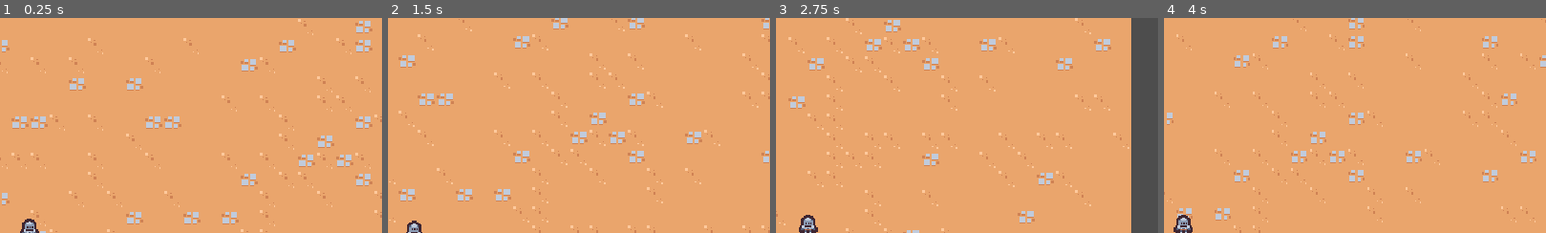
Above: before the commit, frames 1-4 (left to right).
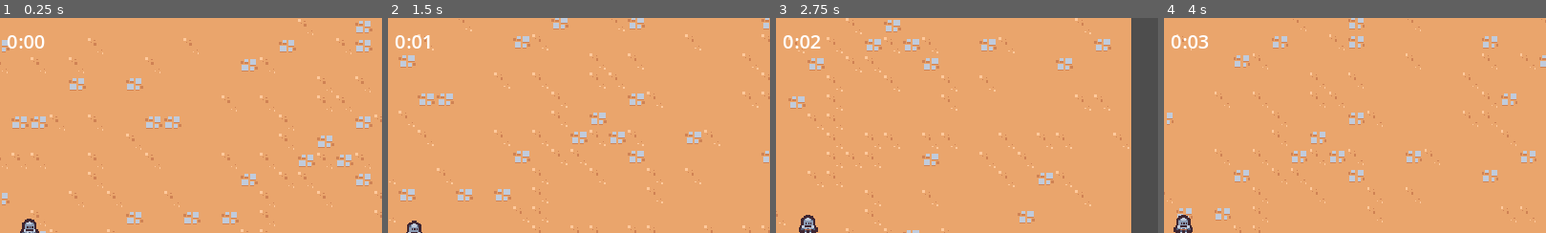
Above: after the commit, the same moments.

Repository: DevJac/godot_survivor_game_course
Game: Godot game, scene res://scenes/main/main.tscn
Same seed, same stepped clock (60 frames per second), same inputs: the game is played once before the commit and once after it.
Inputs:
- Up to frame 1 (0.25 s): no input
- Up to frame 2 (1.5 s): hold D (move_right) 0.53-1.28 s; hold S (move_down) from 1.28 s (still down)
- Up to frame 3 (2.75 s): release S (move_down) at 2.03 s; hold D (move_right) from 2.03 s (still down)
- Up to frame 4 (4 s): release D (move_right) at 2.78 s; hold W (move_up) 2.78-3.53 s; hold A (move_left) from 3.53 s (still down)
The pictures show only the part of the screen within x 47-97%, y 0-50%; the shares and areas given below are measured in that part.

The runs differ from the first frame. In frame 1, 0.3% of the frame differs, in the area x 2-12%, y 8-15%; in frame 2, 0.3%; in frame 3, 0.3%; in frame 4, 0.3%.

Commit message:
Draw timer at top of screen

Diff:
--- a/project/scenes/main/main.tscn
+++ b/project/scenes/main/main.tscn
@@ -1,9 +1,11 @@
-[gd_scene load_steps=7 format=3 uid="uid://7op3iid5pv1e"]
+[gd_scene load_steps=9 format=3 uid="uid://7op3iid5pv1e"]
 
+[ext_resource type="PackedScene" uid="uid://d3ld4va33owv3" path="res://scenes/ui/arena_time_ui.tscn" id="1_6jg3n"]
 [ext_resource type="PackedScene" uid="uid://dhluhm7l8owb7" path="res://scenes/game_camera/game_camera.tscn" id="1_ga2pn"]
 [ext_resource type="Texture2D" uid="uid://cs4aedwp1pe23" path="res://assets/environment/tilemap_packed.png" id="1_h5nmu"]
 [ext_resource type="PackedScene" uid="uid://dfjhqxbwkkeii" path="res://scenes/manager/enemy_manager.tscn" id="1_lpnjh"]
 [ext_resource type="PackedScene" uid="uid://da5bsjldwtm1j" path="res://scenes/player/player.tscn" id="1_mtote"]
+[ext_resource type="PackedScene" uid="uid://cniq8kua7h25e" path="res://scenes/manager/arena_time_manager.tscn" id="2_poe86"]
 
 [sub_resource type="TileSetAtlasSource" id="TileSetAtlasSource_tp3oc"]
 texture = ExtResource("1_h5nmu")
@@ -51,6 +53,11 @@
 
 [node name="Main" type="Node"]
 
+[node name="ArenaTimeUI" parent="." node_paths=PackedStringArray("arena_time_manager") instance=ExtResource("1_6jg3n")]
+arena_time_manager = NodePath("../ArenaTimeManager")
+
+[node name="ArenaTimeManager" parent="." instance=ExtResource("2_poe86")]
+
 [node name="TileMap" type="TileMap" parent="."]
 tile_set = SubResource("TileSet_2fbm2")
 format = 2
--- /dev/null
+++ b/project/scenes/manager/arena_time_manager.gd
@@ -0,0 +1,8 @@
+extends Node
+
+
+@onready var timer = $Timer
+
+
+func get_time_elapsed():
+	return timer.wait_time - timer.time_left
--- /dev/null
+++ b/project/scenes/manager/arena_time_manager.tscn
@@ -0,0 +1,11 @@
+[gd_scene load_steps=2 format=3 uid="uid://cniq8kua7h25e"]
+
+[ext_resource type="Script" path="res://scenes/manager/arena_time_manager.gd" id="1_qckhi"]
+
+[node name="ArenaTimeManager" type="Node"]
+script = ExtResource("1_qckhi")
+
+[node name="Timer" type="Timer" parent="."]
+wait_time = 600.0
+one_shot = true
+autostart = true
--- /dev/null
+++ b/project/scenes/ui/arena_time_ui.gd
@@ -0,0 +1,18 @@
+extends CanvasLayer
+
+
+@export var arena_time_manager: Node
+@onready var label: Label = %Label
+
+
+func _process(delta: float) -> void:
+	var time_elapsed: float = arena_time_manager.get_time_elapsed()
+	label.text = '%01d:%02d' % [minutes(time_elapsed), seconds(time_elapsed)]
+
+
+func minutes(time_elapsed: float) -> float:
+	return floor(time_elapsed / 60)
+
+
+func seconds(time_elapsed: float) -> float:
+	return floor(fmod(time_elapsed, 60))
--- /dev/null
+++ b/project/scenes/ui/arena_time_ui.tscn
@@ -0,0 +1,25 @@
+[gd_scene load_steps=2 format=3 uid="uid://d3ld4va33owv3"]
+
+[ext_resource type="Script" path="res://scenes/ui/arena_time_ui.gd" id="1_hri55"]
+
+[node name="ArenaTimeUI" type="CanvasLayer"]
+script = ExtResource("1_hri55")
+
+[node name="MarginContainer" type="MarginContainer" parent="."]
+anchors_preset = 15
+anchor_right = 1.0
+anchor_bottom = 1.0
+grow_horizontal = 2
+grow_vertical = 2
+mouse_filter = 2
+theme_override_constants/margin_left = 8
+theme_override_constants/margin_top = 8
+theme_override_constants/margin_right = 8
+theme_override_constants/margin_bottom = 8
+
+[node name="Label" type="Label" parent="MarginContainer"]
+unique_name_in_owner = true
+layout_mode = 2
+size_flags_horizontal = 4
+size_flags_vertical = 0
+text = "Time"
